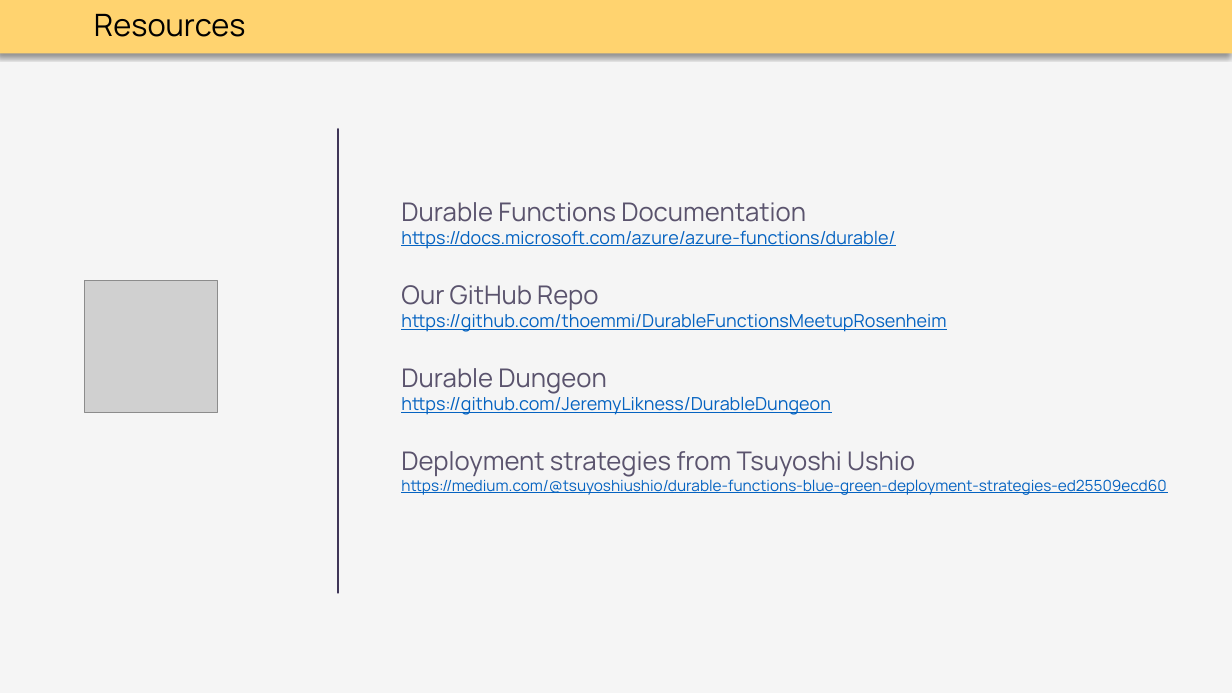
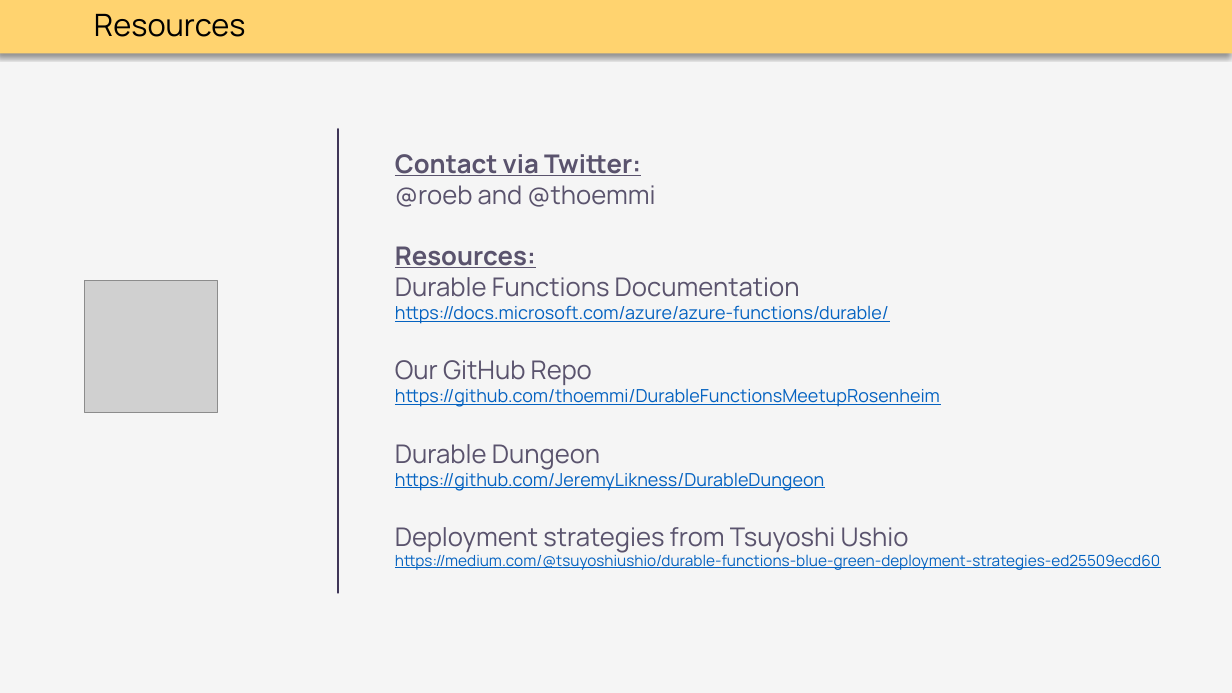
Before and after one commit to thoemmi/DurableFunctionsMeetupRosenheim, a slide deck: slide 29 of slides/Durable_Functions.pptx. Drawn at 1232x693 pixels with LibreOffice and Linux fonts; fonts in the diff are those of the drawing; grey boxes stand for pictures. Boxes give left, top, right and bottom in pixels: in the first picture for what was removed or moved away, otherwise in the second. Text is boxed around its words. In the diff, an @@ line names an element or a change of style, - is before the commit and + after.

Commit message:
Update slides

```diff
--- a/slides/Durable_Functions.pptx
+++ b/slides/Durable_Functions.pptx
@@ text "Contact via Twitter:": place and size @@
-text "Contact via Twitter:" at bbox=[401, 202, 1166, 495]
+text "Contact via Twitter:" at bbox=[395, 154, 1160, 570]
@@ text at bbox=[395, 154, 655, 268]: paragraphs added @@
+Contact via Twitter:
+@roeb and @thoemmi
+Resources:
```
